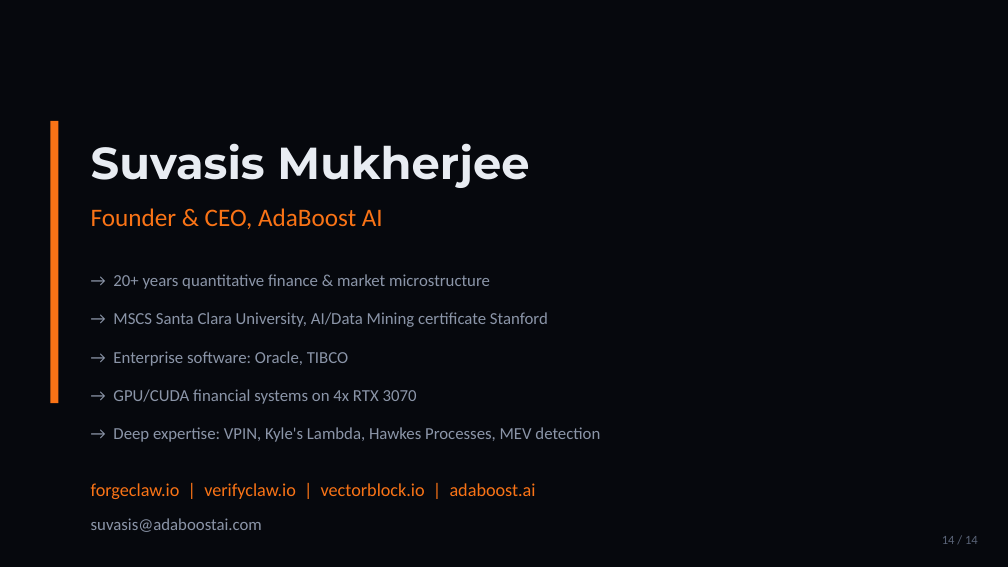
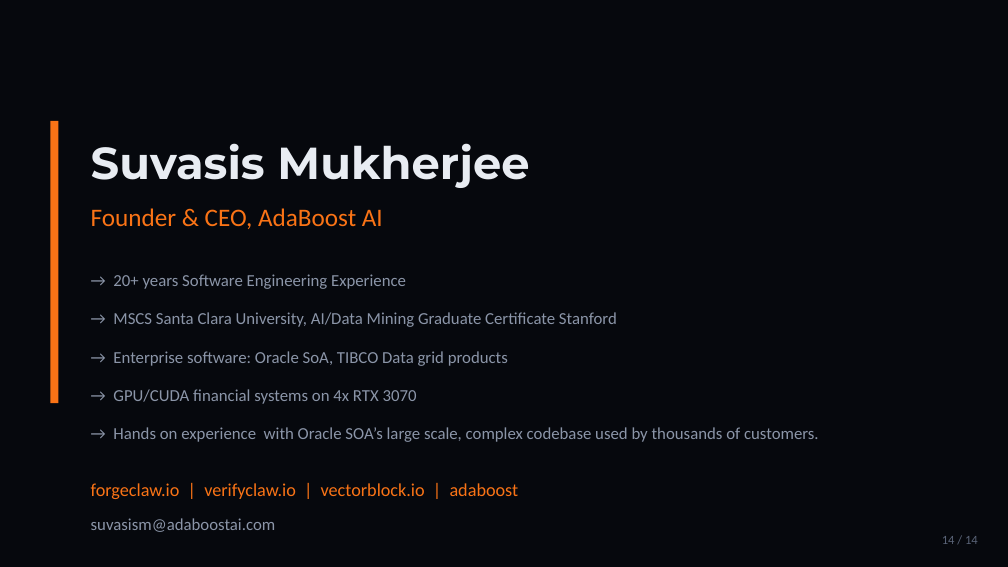
Before and after one commit to dronomyio/forgeclaw_pitch, a slide deck: slide 14 of ForgeClaw-Seed-Pitch-Deck.pptx. Drawn at 1008x567 pixels with LibreOffice and Linux fonts; fonts in the diff are those of the drawing. Boxes give left, top, right and bottom in pixels: in the first picture for what was removed or moved away, otherwise in the second. Text is boxed around its words. In the diff, an @@ line names an element or a change of style, - is before the commit and + after.

```diff
--- a/ForgeClaw-Seed-Pitch-Deck.pptx
+++ b/ForgeClaw-Seed-Pitch-Deck.pptx
@@ text at box(113, 274, 406, 289): text changed @@
-→ 20+ years quantitative finance & market microstructure
+→ 20+ years Software Engineering Experience
@@ text at box(113, 312, 617, 327): text changed @@
-→ MSCS Santa Clara University, AI/Data Mining certificate Stanford
+→ MSCS Santa Clara University, AI/Data Mining Graduate Certificate Stanford
@@ text at box(113, 351, 508, 366): text changed @@
-→ Enterprise software: Oracle, TIBCO
+→ Enterprise software: Oracle SoA, TIBCO Data grid products
@@ text at box(113, 427, 819, 442): text changed @@
-→ Deep expertise: VPIN, Kyle's Lambda, Hawkes Processes, MEV detection
+→ Hands on experience with Oracle SOA’s large scale, complex codebase used by thousands of customers.
@@ text at box(91, 483, 519, 499): text changed @@
-forgeclaw.io | verifyclaw.io | vectorblock.io | adaboost.ai
+forgeclaw.io | verifyclaw.io | vectorblock.io | adaboost
@@ text at box(91, 518, 276, 532): text changed @@
-suvasis@adaboostai.com
+suvasism@adaboostai.com
```
Also in this commit, not shown: 4 other slides changed, 1 other file.
